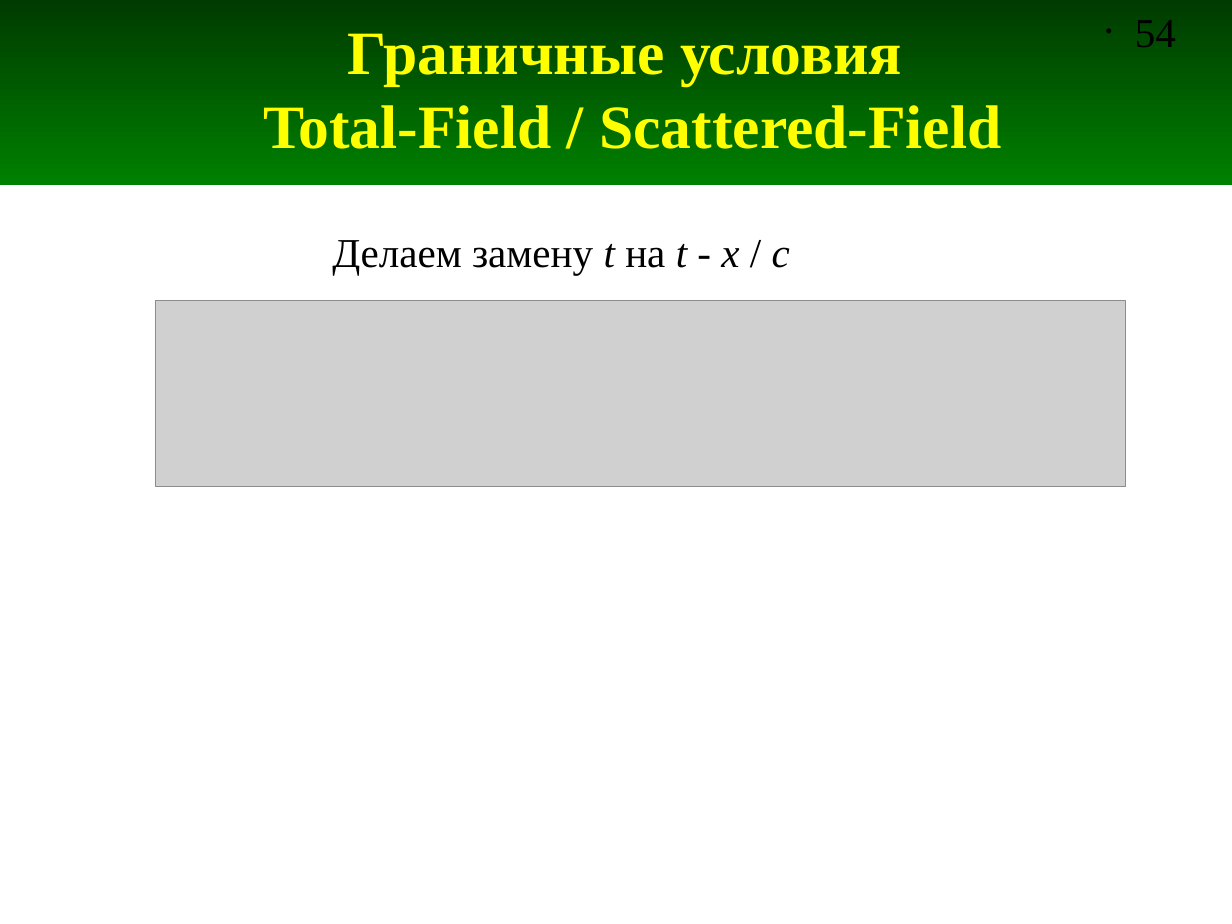
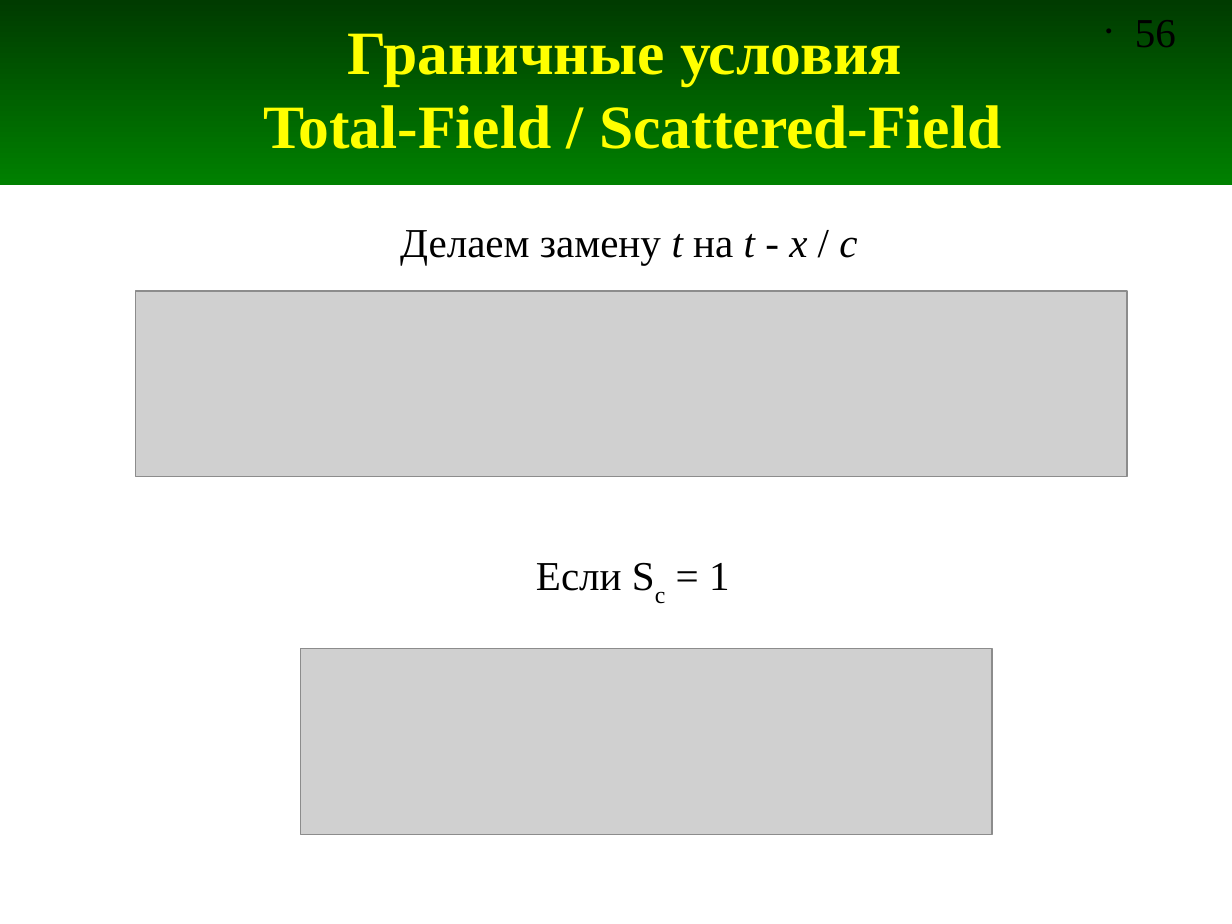
Before and after one commit to andris0147sv/modelling, a slide deck: slide 56 of presentations/2. FDTD.odp (slide 54 before the commit). Drawn at 1232x924 pixels with LibreOffice and Linux fonts; fonts in the diff are those of the drawing; grey boxes stand for pictures. Boxes give left, top, right and bottom in pixels: in the first picture for what was removed or moved away, otherwise in the second. Text is boxed around its words. In the diff, an @@ line names an element or a change of style, - is before the commit and + after.

Commit message:
Добавлены слайды про Total-field / Scattered-field

```diff
--- a/presentations/2. FDTD.odp
+++ b/presentations/2. FDTD.odp
@@ page number at (1135, 20, 1176, 47): text changed @@
-• 54
+• 56
@@ text "Делаем замену t на t ...": place and size @@
-text "Делаем замену t на t ..." at (332, 240, 790, 274)
+text "Делаем замену t на t ..." at (400, 230, 857, 265)
@@ picture: place and size @@
-picture at (155, 301, 1125, 487)
+picture at (136, 291, 1127, 477)
@@ text added at (536, 563, 730, 591), 24 pt, text #000000 @@
+Если Sc = 1
@@ picture added at (301, 648, 992, 834) @@
```
Also in this commit, not shown: 7 other slides changed, 14 slides added.
